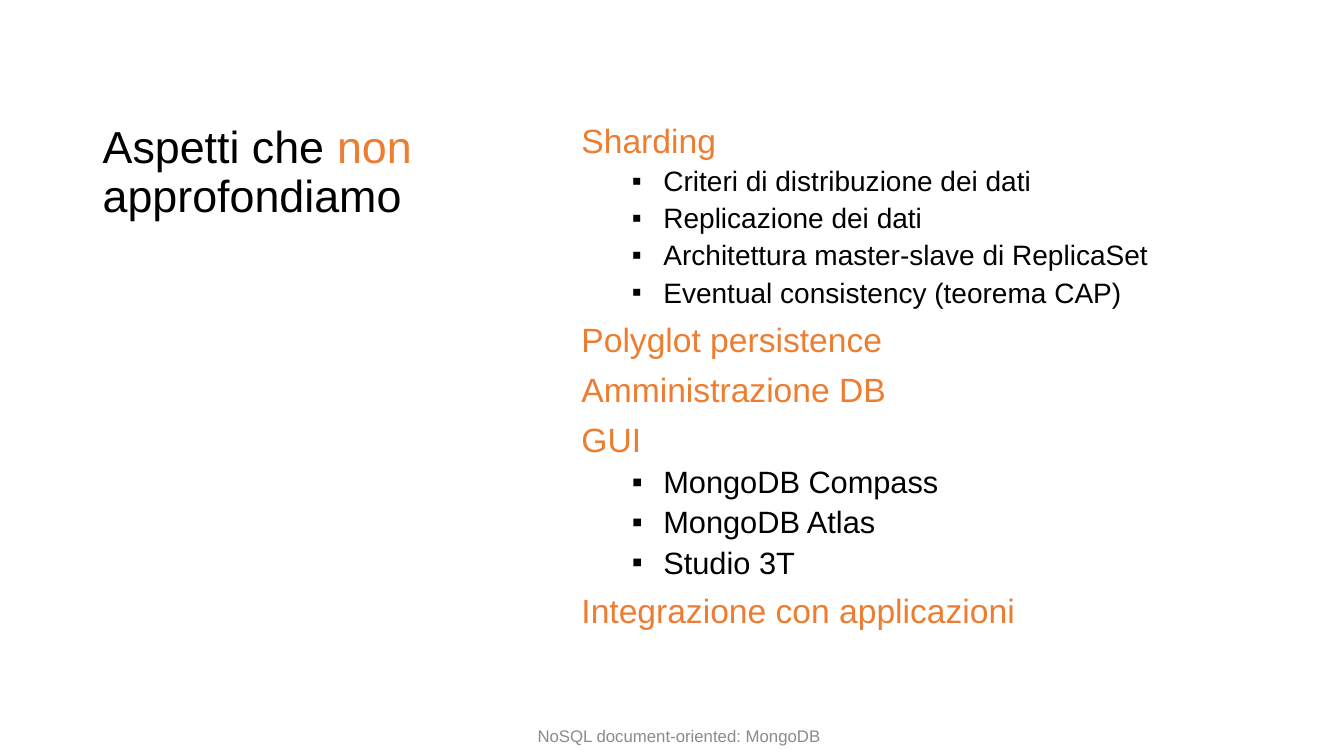
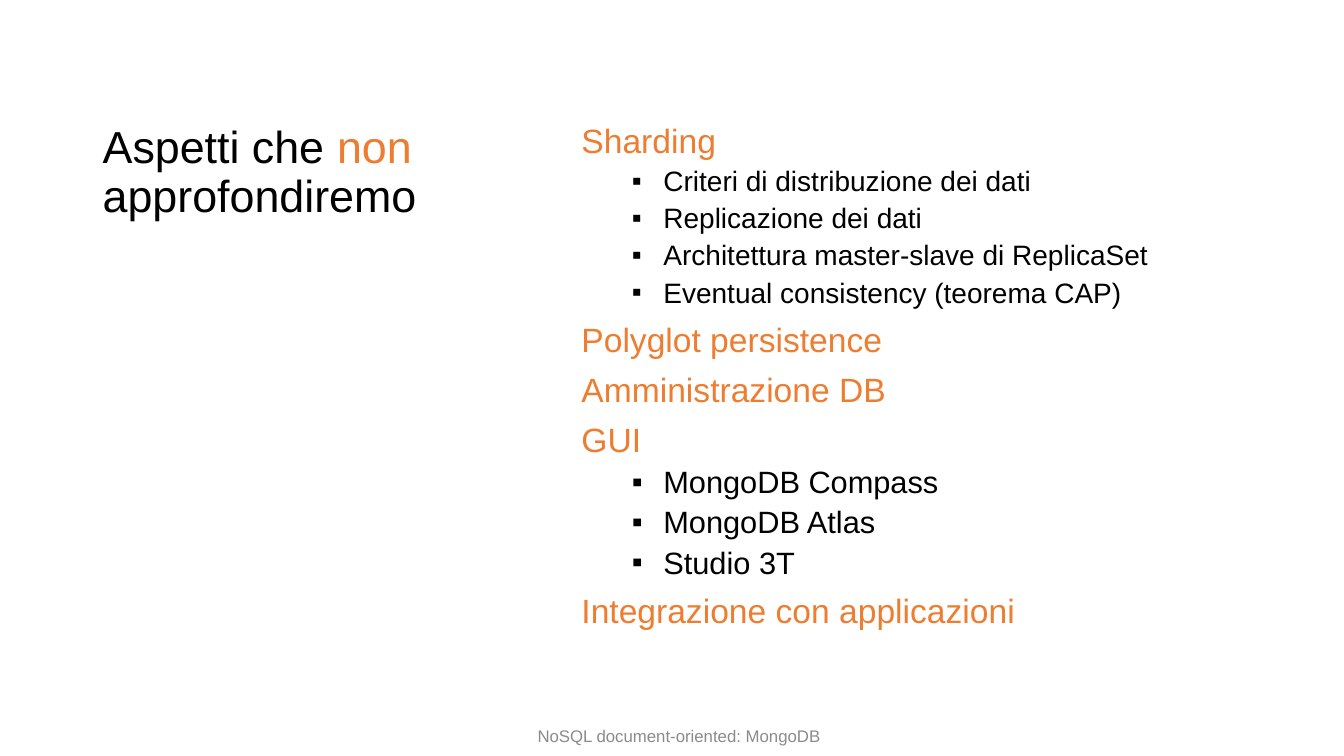
Before and after one commit to w4bo/teaching-seminario-nosql, a slide deck: slide 19 of slides/Document-based db.pptx. Drawn at 1344x756 pixels with LibreOffice and Linux fonts; fonts in the diff are those of the drawing. Boxes give left, top, right and bottom in pixels: in the first picture for what was removed or moved away, otherwise in the second. Text is boxed around its words. In the diff, an @@ line names an element or a change of style, - is before the commit and + after.

```diff
--- a/slides/Document-based db.pptx
+++ b/slides/Document-based db.pptx
@@ title at [103,130,417,220]: text changed @@
-Aspetti che non approfondiamo
+Aspetti che non approfondiremo
```
Also in this commit, not shown: 15 other slides changed, 1 slide added, 2 other files.
